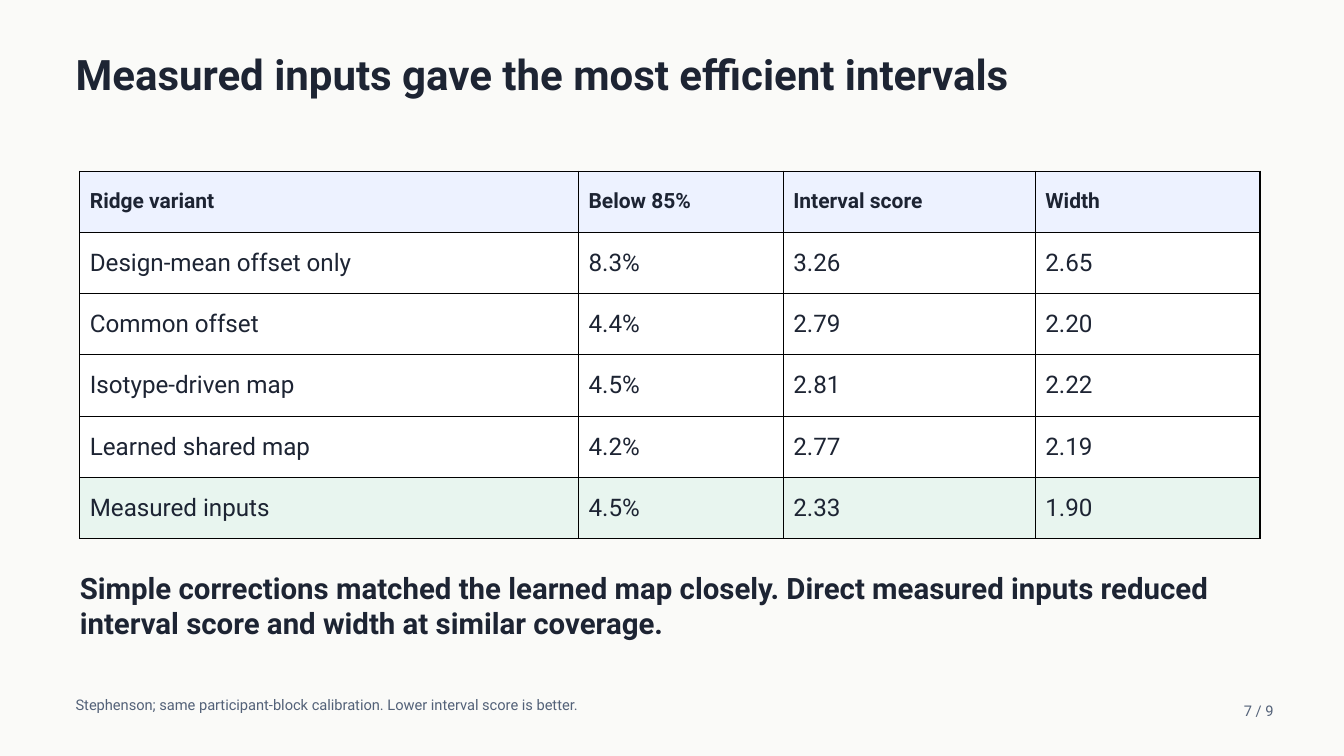
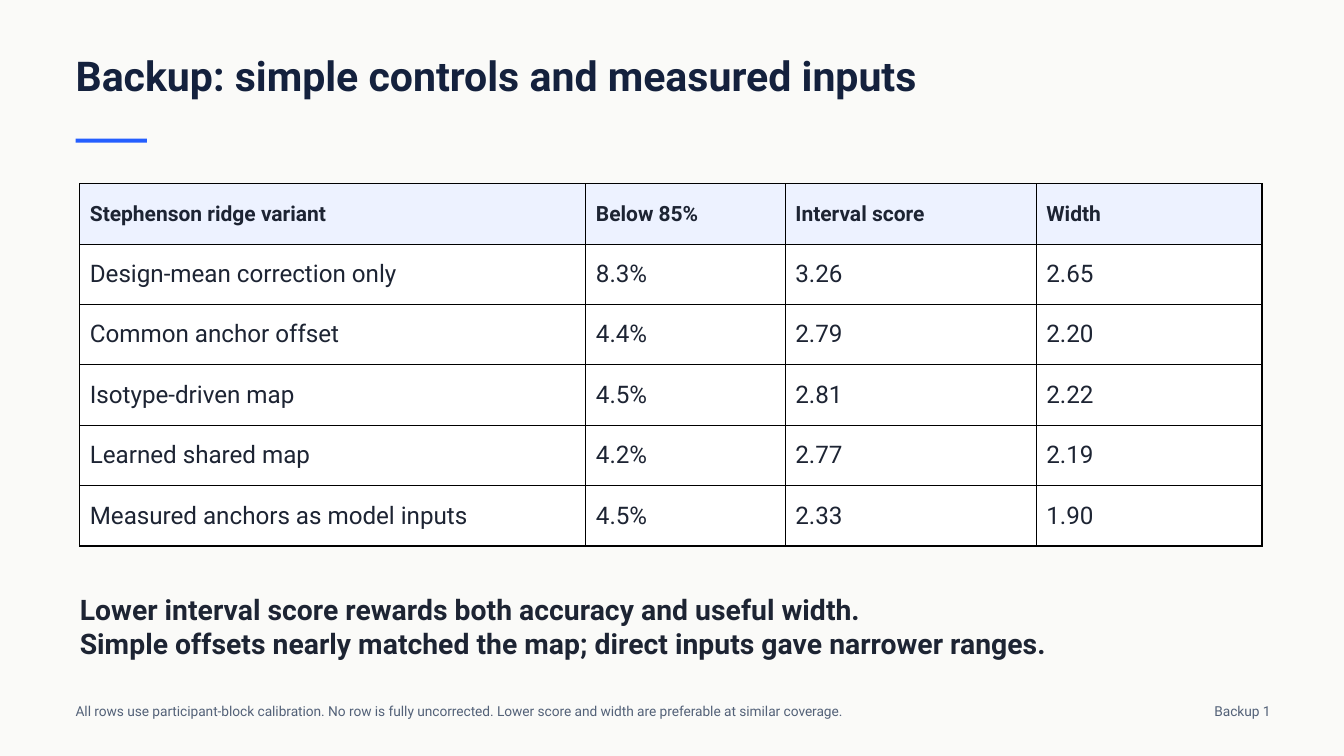
Before and after one commit to nazirad19/proteoguard, a slide deck: slide 12 of deliverables/ProteoGuard_Final_Project.pptx (slide 7 before the commit). Drawn at 1344x756 pixels with LibreOffice and Linux fonts; fonts in the diff are those of the drawing. Boxes give left, top, right and bottom in pixels: in the first picture for what was removed or moved away, otherwise in the second. Text is boxed around its words. In the diff, an @@ line names an element or a change of style, - is before the commit and + after.

Commit message:
Update course report and slides with illustrated study design
Align deliverables with the six assessment criteria, clarify evidence and limitations, and add Word/PDF reports and figure provenance. Preserve reported experimental results; no retraining or rescoring.

```diff
--- a/deliverables/ProteoGuard_Final_Project.pptx
+++ b/deliverables/ProteoGuard_Final_Project.pptx
@@ text at box(76, 60, 917, 100): text changed; size 30 to 29.2 pt; text colour #1D2433 to #14213D @@
-Measured inputs gave the most efficient intervals
+Backup: simple controls and measured inputs
@@ rectangle added at box(76, 139, 147, 143), fill #245EFF @@
@@ table at box(80, 184, 1262, 545) @@
-row 1, column 1: Ridge variant
+row 1, column 1: Stephenson ridge variant
-row 2, column 1: Design-mean offset only
+row 2, column 1: Design-mean correction only
-row 3, column 1: Common offset
+row 3, column 1: Common anchor offset
-row 6, column 1: Measured inputs
+row 6, column 1: Measured anchors as model inputs
@@ fill #E8F5EF to #FFFFFF in row 6 @@
@@ table: place and size @@
-table at box(80, 171, 1260, 539)
+table at box(80, 184, 1262, 545)
@@ text at box(80, 598, 1045, 660): text changed; size 21 to 20.2 pt @@
-Simple corrections matched the learned map closely. Direct measured inputs reduced interval score and width at similar coverage.
+Lower interval score rewards both accuracy and useful width.
+Simple offsets nearly matched the map; direct inputs gave narrower ranges.
@@ text at box(76, 705, 843, 719): text changed; size 10.5 to 9.8 pt @@
-Stephenson; same participant-block calibration. Lower interval score is better.
+All rows use participant-block calibration. No row is fully uncorrected. Lower score and width are preferable at similar coverage.
@@ text added at box(1214, 706, 1271, 719), 9.8 pt, text #536178 @@
+Backup 1
@@ text removed at box(1244, 705, 1273, 716) @@
-7 / 9
```
Also in this commit, not shown: 1 other slide changed, 16 slides added, 11 slides removed, 10 other files.
